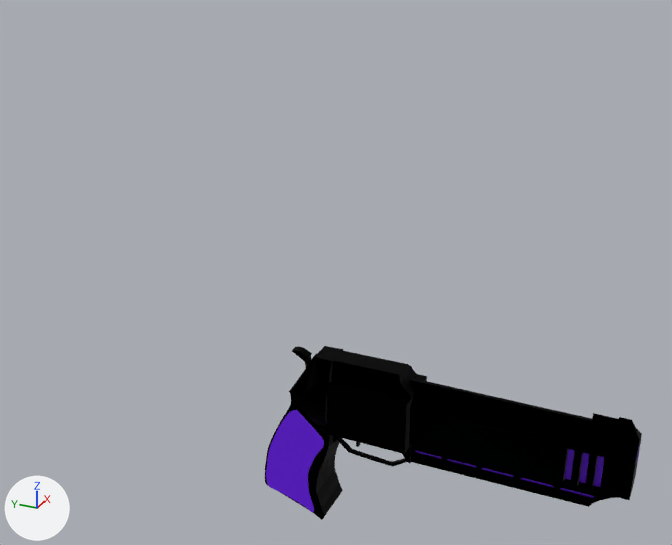
What one commit did to the Blender file Blender/revolver2.blend.
Before and after are seen from a 50 mm lens placed at (-9.01, -4.12, 8.0), pointed at (0.96, 0.36, 3.02). The lights are fixed; the arrows at lower left show +X, +Y and +Z.

Script lines for the objects in view, before the commit:
```python
ob_cube = bpy.data.objects.new('Cube', me_cube_002)
ob_cube.location = (0.02, -3.66, 1.87)
ob_cube.rotation_euler = (-1.571, 0.0, 0.0)  # degrees (-90, 0, 0)
ob_cube.scale = (1.0, 0.404, 1.0)
ob_cube_001 = bpy.data.objects.new('Cube.001', me_cube_003)
ob_cube_001.location = (0.25, -3.34, 1.44)
ob_cube_001.rotation_euler = (-1.571, 0.0, 0.0)  # degrees (-90, 0, 0)
ob_cube_001.scale = (-2.25, -2.25, -2.25)
ob_cube_002 = bpy.data.objects.new('Cube.002', me_cube_004)
ob_cube_002.location = (0.03, -3.52, 2.32)
ob_cube_002.rotation_euler = (-1.571, 0.0, 0.0)  # degrees (-90, 0, 0)
ob_cube_002.scale = (0.118, 0.0481, 0.118)
ob_cube_003 = bpy.data.objects.new('Cube.003', me_cube_005)
ob_cube_003.location = (0.03, -3.53, 2.41)
ob_cube_003.rotation_euler = (-1.571, 0.0, 0.0)  # degrees (-90, 0, 0)
ob_cube_003.scale = (0.118, 0.0481, 0.118)
ob_cube_004 = bpy.data.objects.new('Cube.004', me_cube_006)
ob_cube_004.location = (0.78, 0.09, 1.73)
ob_cube_004.rotation_euler = (-1.571, 0.0, 0.0)  # degrees (-90, 0, 0)
ob_cube_005 = bpy.data.objects.new('Cube.005', me_cube_007)
ob_cube_005.location = (0.1, 0.2, 2.12)
ob_cube_005.rotation_euler = (-1.571, 0.0, 0.0)  # degrees (-90, 0, 0)
ob_cube_005.scale = (0.203, 0.278, 0.278)
ob_cube_008 = bpy.data.objects.new('Cube.008', me_cube_015)
ob_cube_008.location = (-0.08, -3.17, 0.92)
ob_cube_008.rotation_euler = (-1.571, 0.0, 0.0)  # degrees (-90, 0, 0)
ob_cube_012 = bpy.data.objects.new('Cube.012', me_cube_001)
ob_cube_012.location = (0.03, -0.55, 1.78)
ob_cube_012.scale = (-0.363, -0.363, -0.363)
ob_cylinder = bpy.data.objects.new('Cylinder', me_cylinder_003)
ob_cylinder.location = (0.02, 0.04, 1.81)
ob_cylinder.rotation_euler = (-1.571, 0.0, 0.0)  # degrees (-90, 0, 0)
ob_cylinder.scale = (0.372, 0.413, 0.13)
# also in view: 'Cube.007' at (0.01, 0.37, 1.0)
```
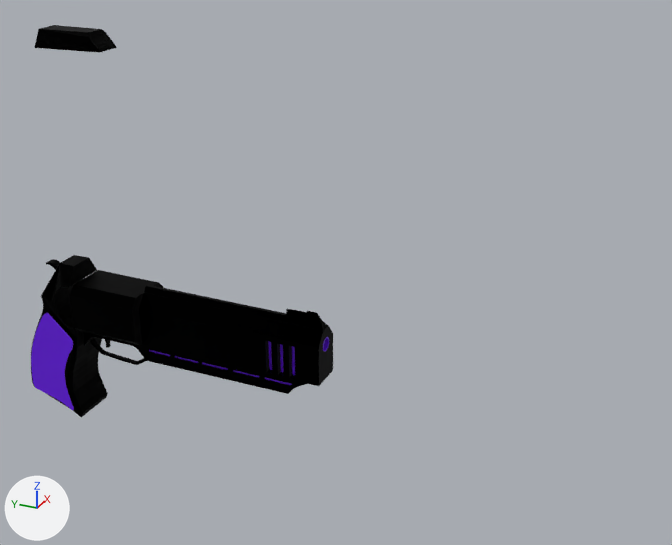
Location of each change, [x1, y1, x2, y2] in pixels of the pictures (672 x 545 px):
'Cube', moved: before [409, 388, 642, 500]; after [139, 292, 333, 386]
'Cube.007', moved: before [265, 392, 343, 520]; after [31, 293, 108, 417]
'Cube.012', reshaped, moved: before [327, 374, 427, 454]; after [70, 270, 164, 345]
'Cube.008', moved: before [411, 445, 618, 507]; after [145, 345, 307, 394]
'Cube.004', moved: before [332, 350, 421, 399]; after [35, 25, 117, 53]
'Cube.001', moved: before [410, 378, 641, 440]; after [144, 285, 328, 330]
'Cube.005', moved: before [289, 346, 343, 398]; after [41, 255, 97, 303]
'Cylinder', deleted: before [303, 380, 333, 427]
'Cube.010', moved: before [337, 437, 407, 466]; after [91, 339, 146, 365]
'Cube.002', moved: before [592, 413, 637, 431]; after [286, 308, 322, 323]
'Cube.009', moved: before [333, 436, 411, 464]; after [84, 332, 147, 361]
'Cube.006', moved: before [292, 347, 316, 368]; after [46, 259, 60, 270]
'Cylinder.002', moved: before [636, 446, 640, 462]; after [323, 337, 329, 352]
'Cube.003', moved: before [619, 417, 633, 423]; after [307, 311, 318, 315]
'Cube.011', moved: before [356, 442, 360, 447]; after [105, 339, 111, 348]
part 1 of me_cube_001, built on: before [327, 374, 427, 454]; after [70, 270, 163, 345]

What the commit changed:
me_cube_001 is used by ob_cube_012; location (0.03, -0.55, 1.78); scale (-0.363, -0.363, -0.363).
me_cube_001 had 288 vertices, 233 faces and spanned x -1.0..1.0, y -1.23..1.54, z -1.0..0.85.
me_cube_001 now has 548 vertices, 493 faces and spans x -1.0..1.0, y -1.18..1.54, z -1.06..0.86.
me_cube_001 part 1: 86 vertices moved from x -1.0..1.0, y -1.23..1.54, z -1.0..0.85 to x -1.0..1.0, y -1.18..1.54, z -1.06..0.86; 6 vertices removed from x -1.0..1.0, y -1.23, z -0.21..0.32; 266 vertices added at x -1.0..1.0, y -1.18..1.54, z -1.06..0.86.
me_cube_001 now uses material mat_material (purple #680ce7).
Object 'Cube' (ob_cube) moves from (0.02, -3.66, 1.87) to (0.02, 0.08, 2.38).
Object 'Cube.001' (ob_cube_001) moves from (0.25, -3.34, 1.44) to (0.25, 0.4, 1.95).
Object 'Cube.002' (ob_cube_002) moves from (0.03, -3.52, 2.32) to (0.03, 0.22, 2.83).
Object 'Cube.003' (ob_cube_003) moves from (0.03, -3.53, 2.41) to (0.03, 0.21, 2.92).
Object 'Cube.004' (ob_cube_004) moves from (0.78, 0.09, 1.73) to (2.31, 5.28, 5.03).
Object 'Cube.005' (ob_cube_005) moves from (0.1, 0.2, 2.12) to (0.1, 3.96, 2.67).
Object 'Cube.006' (ob_cube_006) moves from (0.17, 0.39, 2.18) to (0.16, 4.13, 2.7).
Object 'Cube.007' (ob_cube_007) moves from (0.01, 0.95, 0.46) to (0.01, 4.72, 1.02).
Object 'Cube.008' (ob_cube_008) moves from (-0.08, -3.17, 0.92) to (-0.08, 0.61, 1.44).
Object 'Cube.009' (ob_cube_009) moves from (-0.01, -0.63, 1.57) to (-0.01, 3.13, 2.12).
Object 'Cube.010' (ob_cube_010) moves from (0.38, -1.0, 0.22) to (0.38, 2.76, 0.77).
Object 'Cube.011' (ob_cube_011) moves from (0.01, -0.31, 1.15) to (0.01, 3.45, 1.71).
Object 'Cylinder' (ob_cylinder) is deleted.
Object 'Cylinder.002' (ob_cylinder_002) moves from (0.02, -3.28, 1.99) to (0.02, 0.46, 2.5).
Object 'Cube.012' (ob_cube_012) moves from (0.03, -0.55, 1.78) to (0.03, 3.21, 2.34).
